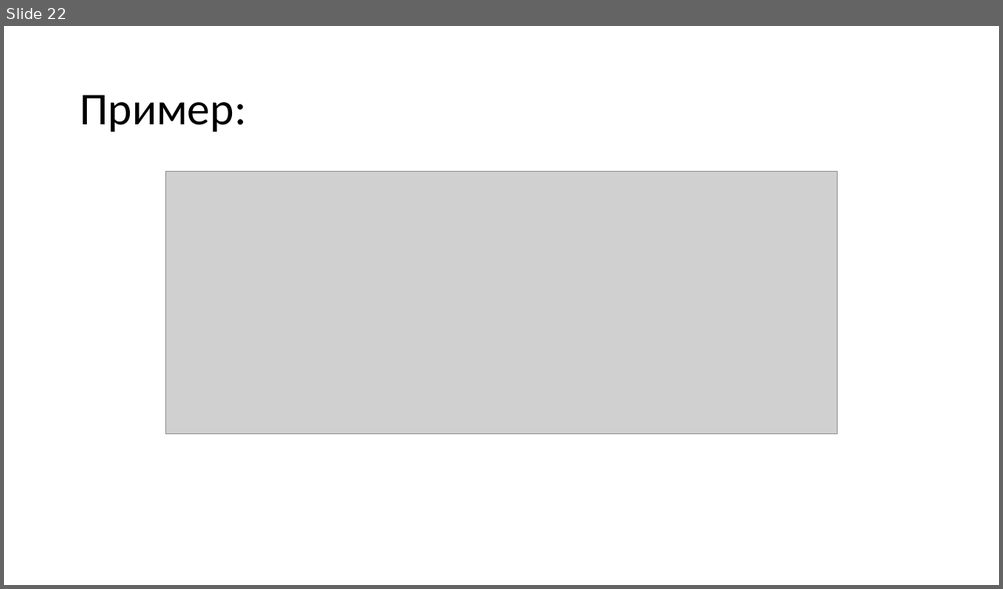
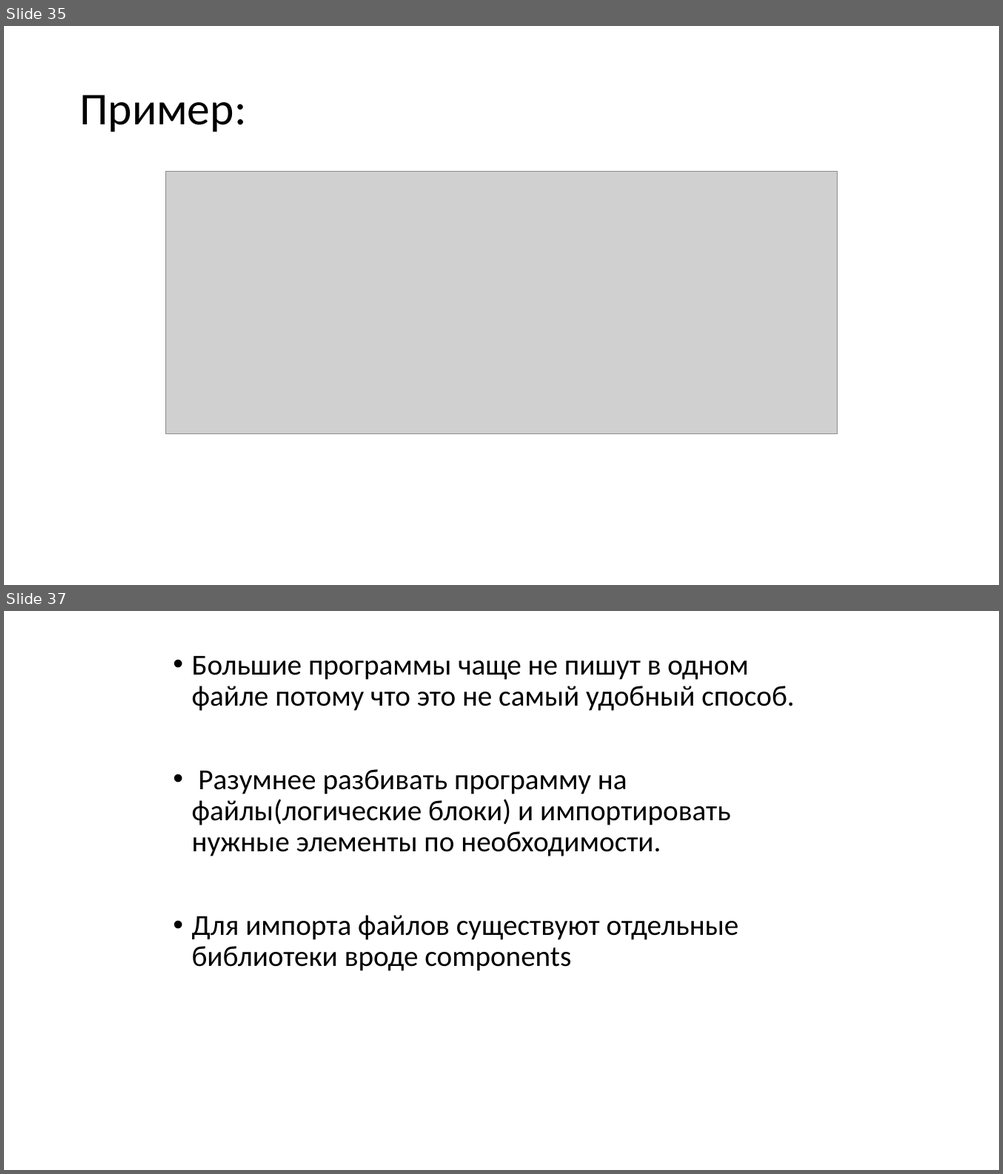
Before and after one commit to xDes-by/test, a slide deck: Презентация4.pptx. Shown one above the other, each under a label of ours: slide 22 before the commit, slides 35 and 37 after it; the slides between them are not shown. The pictures are 1003x589 and 1003x1174 pixels, drawn with LibreOffice and Linux fonts; fonts in the diff are those of the drawing; grey boxes stand for pictures. Boxes give left, top, right and bottom in pixels: in the first picture for what was removed or moved away, otherwise in the second. Text is boxed around its words. In the diff, an @@ line names an element or a change of style, - is before the commit and + after.

```diff
--- a/Презентация4.pptx
+++ b/Презентация4.pptx
@@ slide 37 added at (4, 611, 999, 1170), background #FFFFFF @@
@@ text added at (192, 656, 794, 971), 28 pt, text #000000 @@
+• Большие программы чаще не пишут в одном файле потому что это не самый удобный способ.
+• Разумнее разбивать программу на файлы(логические блоки) и импортировать нужные элементы по необходимости.
+• Для импорта файлов существуют отдельные библиотеки вроде components
@@ what was slide 22 is now slide 35 @@
```
Also in this commit, not shown: 26 other slides added, 1 slide removed, 2 other files.
